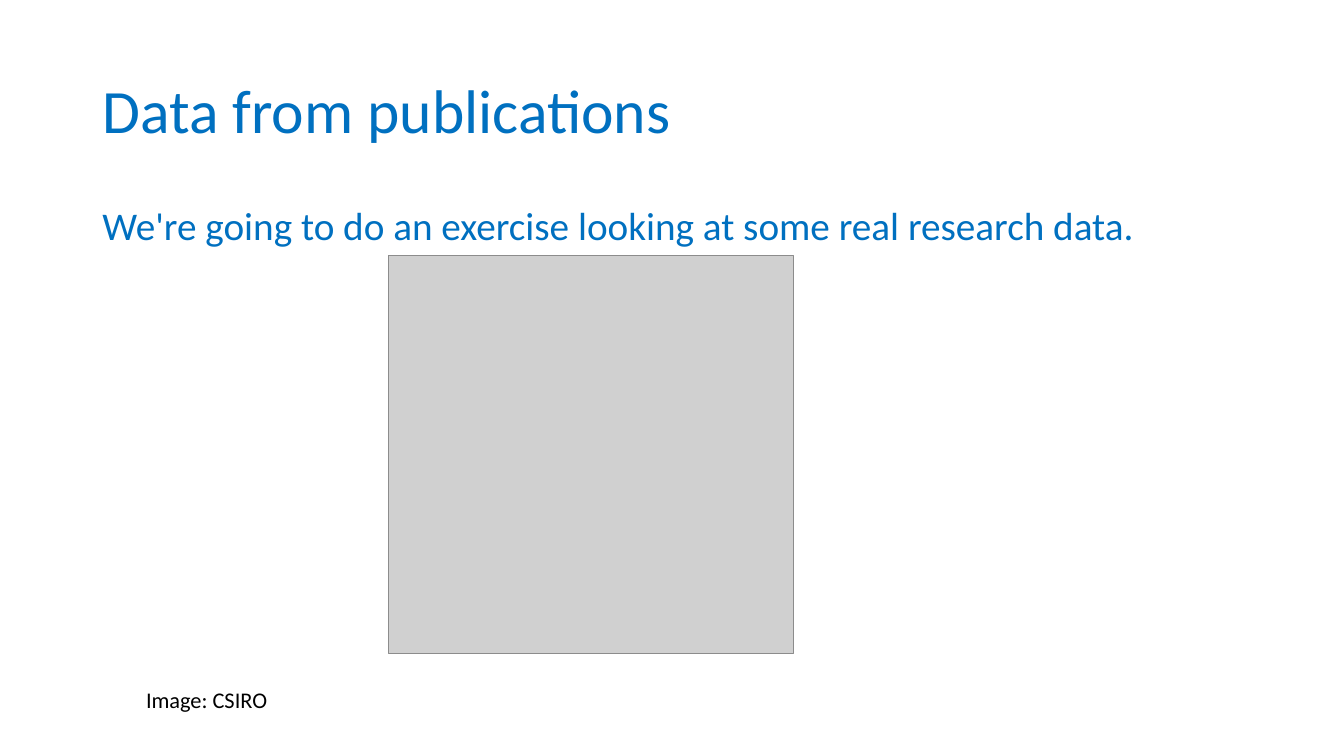
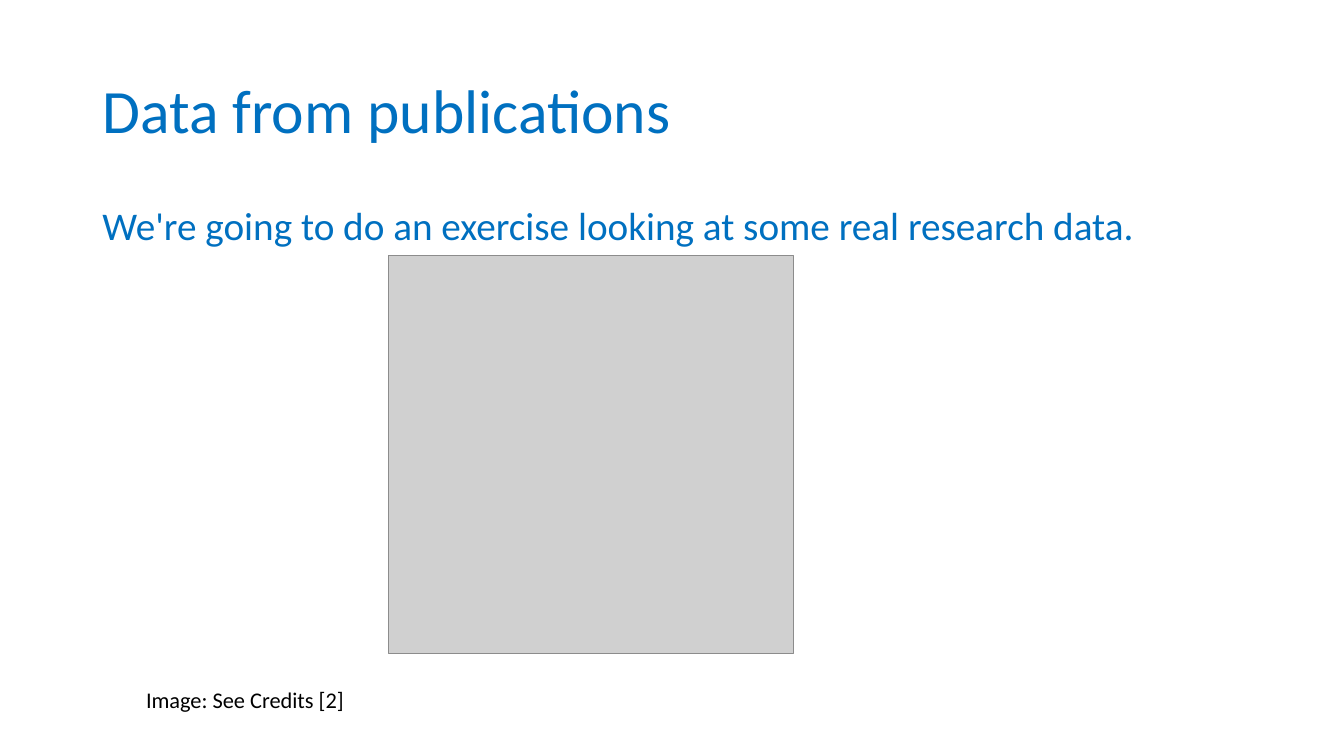
Before and after one commit to carpentries-incubator/fair-for-leaders, a slide deck: slide 4 of instructors/02-Being_FAIR.pptx. Drawn at 1344x756 pixels with LibreOffice and Linux fonts; fonts in the diff are those of the drawing; grey boxes stand for pictures; background and template pictures are left out. Boxes give left, top, right and bottom in pixels: in the first picture for what was removed or moved away, otherwise in the second. Text is boxed around its words. In the diff, an @@ line names an element or a change of style, - is before the commit and + after.

Commit message:
combined two slides on what is data

```diff
--- a/instructors/02-Being_FAIR.pptx
+++ b/instructors/02-Being_FAIR.pptx
@@ text at box(146, 691, 344, 712): text changed @@
-Image: CSIRO
+Image: See Credits [2]
```
Also in this commit, not shown: 4 other slides changed.
